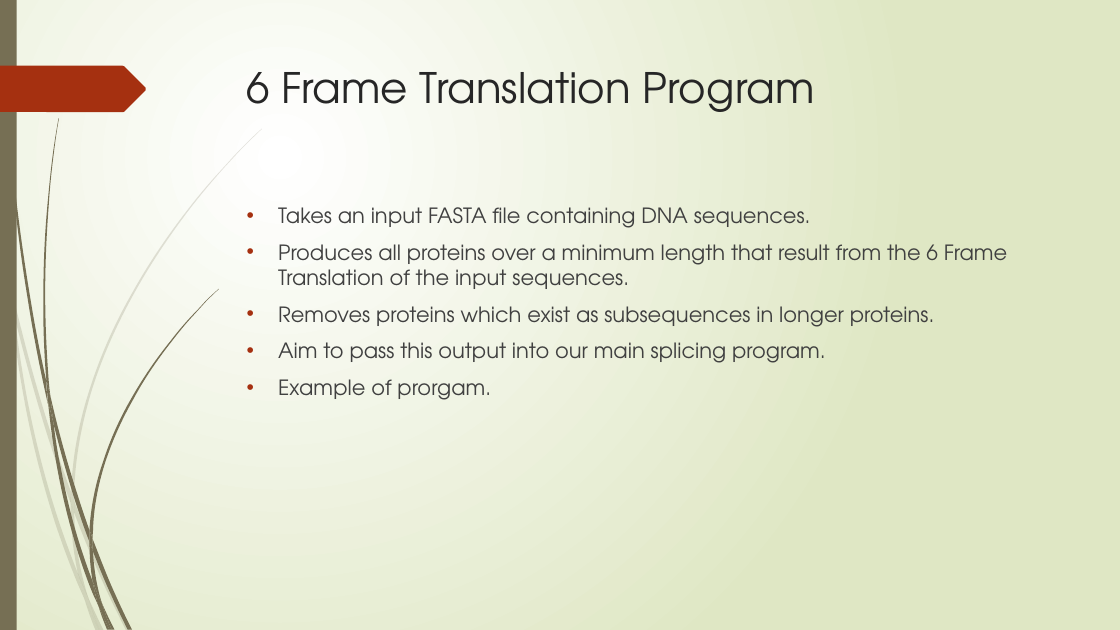
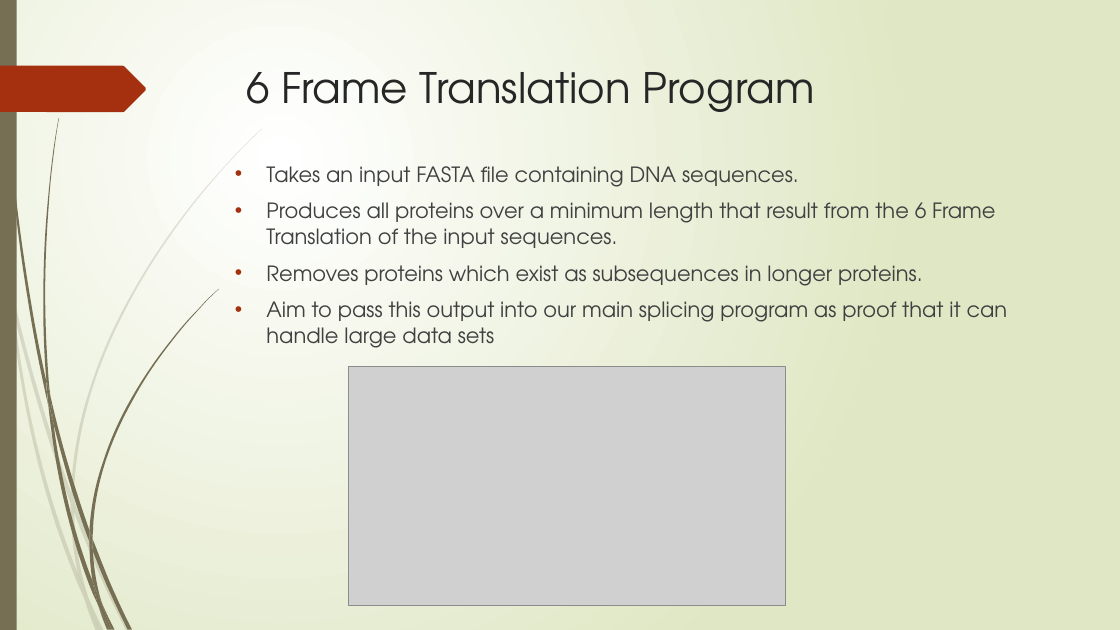
Before and after one commit to nhcha6/MersProject, a slide deck: slide 17 of SecondLabPresentation.pptx (slide 13 before the commit). Drawn at 1120x630 pixels with LibreOffice and Linux fonts; fonts in the diff are those of the drawing; grey boxes stand for pictures. Boxes give left, top, right and bottom in pixels: in the first picture for what was removed or moved away, otherwise in the second. Text is boxed around its words. In the diff, an @@ line names an element or a change of style, - is before the commit and + after.

```diff
--- a/SecondLabPresentation.pptx
+++ b/SecondLabPresentation.pptx
@@ text "Takes an input FASTA file ...": place and size @@
-text "Takes an input FASTA file ..." at <box>278,207,1007,400</box>
+text "Takes an input FASTA file ..." at <box>266,166,1008,348</box>
@@ text at <box>266,301,1008,348</box>: text changed @@
-• Aim to pass this output into our main splicing program.
-• Example of prorgam.
+• Aim to pass this output into our main splicing program as proof that it can handle large data sets
@@ picture added at <box>349,366,786,606</box> @@
```
Also in this commit, not shown: 4 other slides changed, 10 slides added, 1 slide removed.
